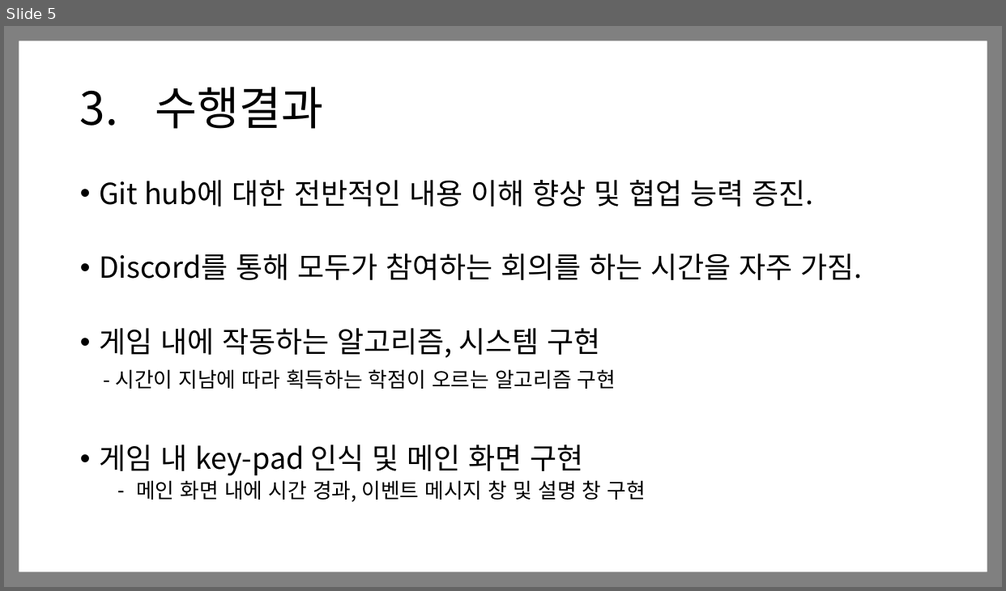
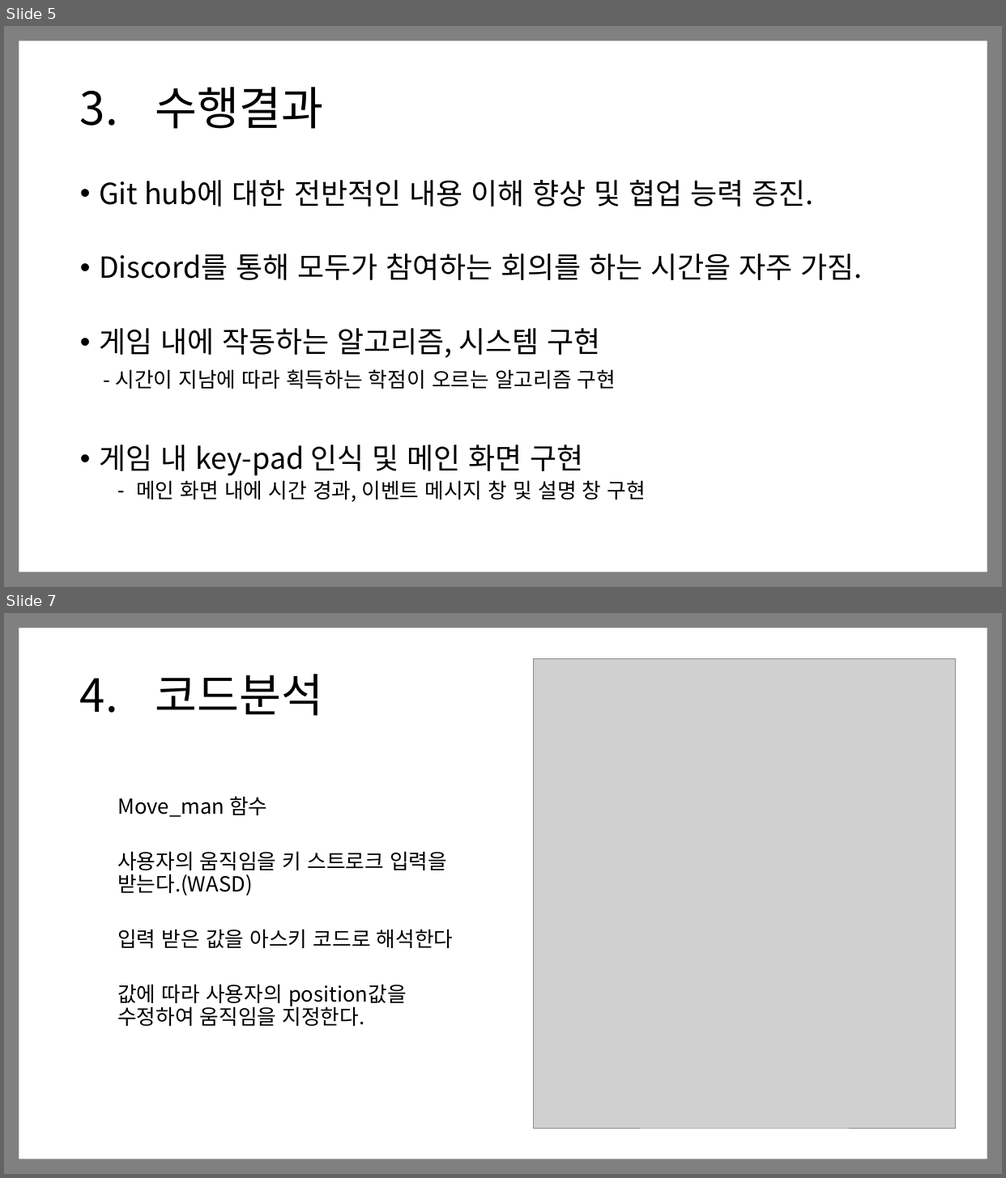
Before and after one commit to Sky-Titan/Team_Oldman, a slide deck: 문서/Team Oldman.pptx. Shown one above the other, each under a label of ours: slide 5 before the commit, slides 5 and 7 after it; the slides between them are not shown. The pictures are 1006x591 and 1006x1178 pixels, drawn with LibreOffice and Linux fonts; fonts in the diff are those of the drawing; grey boxes stand for pictures. Boxes give left, top, right and bottom in pixels: in the first picture for what was removed or moved away, otherwise in the second. Text is boxed around its words. In the diff, an @@ line names an element or a change of style, - is before the commit and + after.

Commit message:
ppt 코드 분석 추가

```diff
--- a/문서/Team Oldman.pptx
+++ b/문서/Team Oldman.pptx
@@ slide 7 added at box(4, 613, 1002, 1174), background #FFFFFF @@
@@ frame added at box(4, 613, 1002, 1174), fill #808080 @@
@@ picture added at box(533, 659, 956, 1129) @@
@@ title added at box(80, 674, 323, 716), 44 pt, text #000000 @@
+4. 코드분석
@@ text added at box(117, 796, 454, 1026), 20 pt, text #000000 @@
+  Move_man 함수
+  사용자의 움직임을 키 스트로크 입력을 받는다.(WASD)
+  입력 받은 값을 아스키 코드로 해석한다
+  값에 따라 사용자의 position값을 수정하여 움직임을 지정한다.
```
Also in this commit, not shown: 4 other slides added, 1 slide removed.
